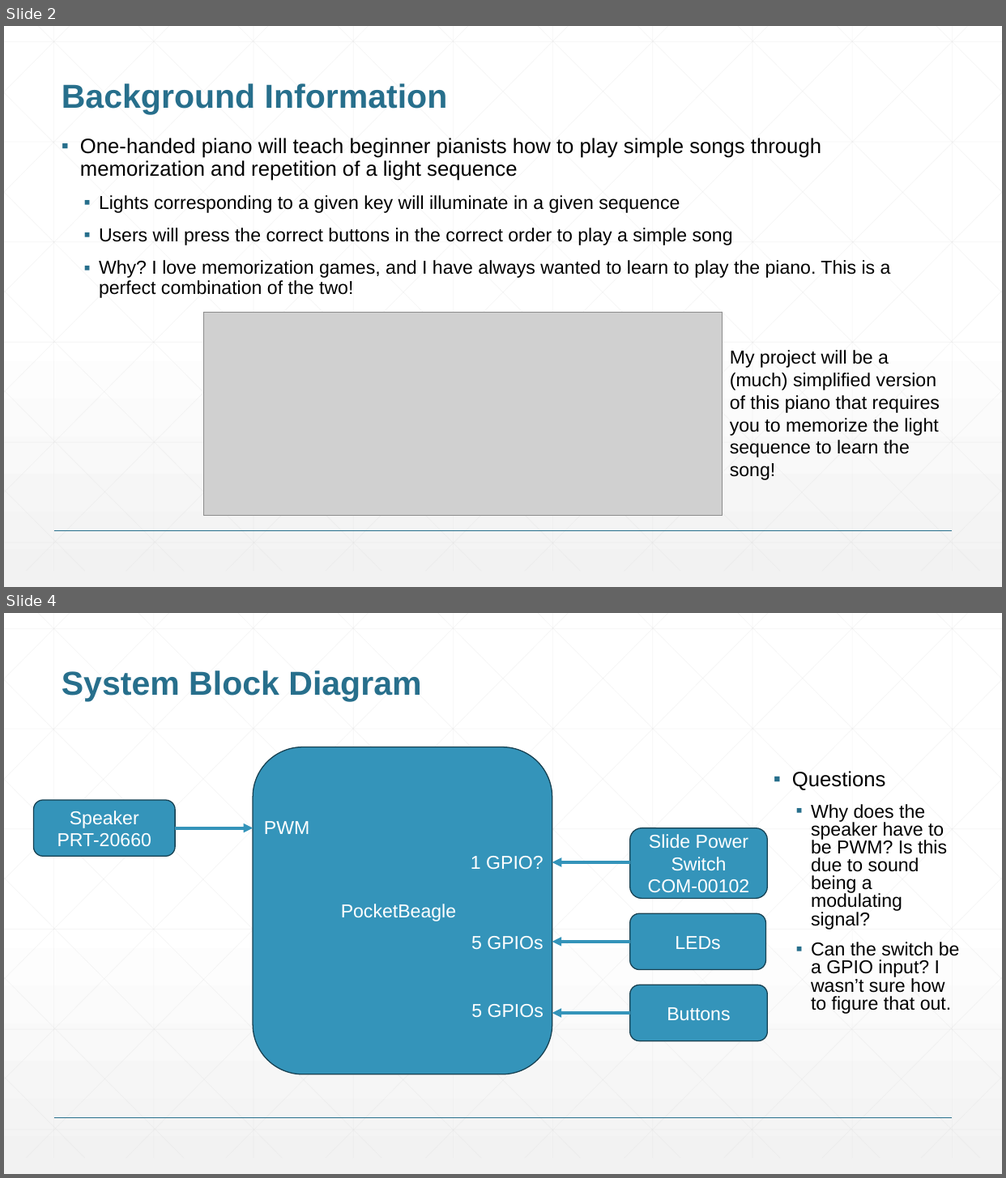
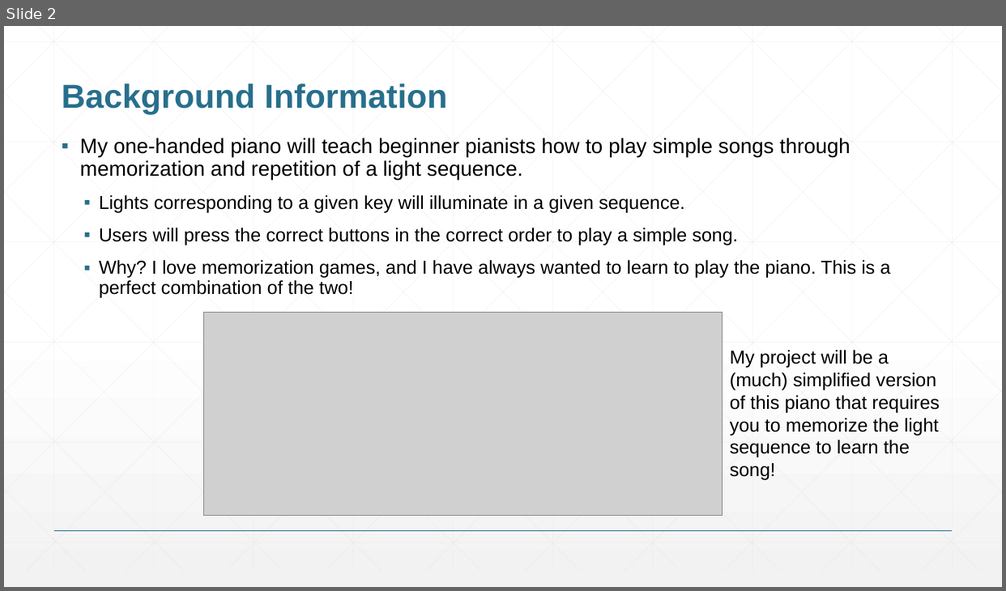
Before and after one commit to svm4/ENGI301, a slide deck: project_01/docs/McGill_ENGI301_project_01_proposal.pptx. Shown one above the other, each under a label of ours: slides 2 and 4 before the commit, slide 2 after it; the slides between them are not shown. The pictures are 1006x1178 and 1006x591 pixels, drawn with LibreOffice and Linux fonts; fonts in the diff are those of the drawing; grey boxes stand for pictures. Boxes give left, top, right and bottom in pixels: in the first picture for what was removed or moved away, otherwise in the second. Text is boxed around its words. In the diff, an @@ line names an element or a change of style, - is before the commit and + after.

```diff
--- a/project_01/docs/McGill_ENGI301_project_01_proposal.pptx
+++ b/project_01/docs/McGill_ENGI301_project_01_proposal.pptx
@@ slide 4 removed at box(4, 613, 1002, 1174), background gradient #FFFFFF to #F2F2F2; not listed: 47 template elements that a slide beside it also shows @@
@@ title removed at box(62, 671, 421, 702) @@
-System Block Diagram
@@ rounded rectangle removed at box(253, 747, 552, 1075) @@
@@ text removed at box(792, 771, 960, 1014) @@
-▪ Questions
-  ▪ Why does the speaker have to be PWM? Is this due to sound being a modulating signal?
-  ▪ Can the switch be a GPIO input? I wasn’t sure how to figure that out.
@@ rounded rectangle removed at box(33, 800, 175, 856) @@
-Speaker
-PRT-20660
@@ arrow removed from (175, 828) to (253, 828) @@
@@ text removed at box(264, 821, 309, 834) @@
-PWM
@@ rounded rectangle removed at box(630, 828, 768, 899) @@
-Slide Power Switch
-COM-00102
@@ text removed at box(471, 856, 543, 869) @@
-1 GPIO?
@@ arrow removed from (630, 862) to (552, 862) @@
@@ text removed at box(341, 904, 456, 922) @@
-PocketBeagle
@@ rounded rectangle removed at box(630, 914, 766, 970) @@
-LEDs
@@ text removed at box(471, 936, 543, 950) @@
-5 GPIOs
@@ arrow removed from (630, 942) to (552, 942) @@
@@ rounded rectangle removed at box(630, 985, 768, 1041) @@
-Buttons
@@ text removed at box(471, 1004, 543, 1017) @@
-5 GPIOs
@@ arrow removed from (630, 1013) to (552, 1013) @@
@@ slide 2 changed as well @@
@@ text at box(80, 138, 850, 246): text changed @@
-▪ One-handed piano will teach beginner pianists how to play simple songs through memorization and repetition of a light sequence
-  ▪ Lights corresponding to a given key will illuminate in a given sequence
-  ▪ Users will press the correct buttons in the correct order to play a simple song
+▪ My one-handed piano will teach beginner pianists how to play simple songs through memorization and repetition of a light sequence.
+  ▪ Lights corresponding to a given key will illuminate in a given sequence.
+  ▪ Users will press the correct buttons in the correct order to play a simple song.
```
Also in this commit, not shown: 4 other slides changed, 1 slide added.
